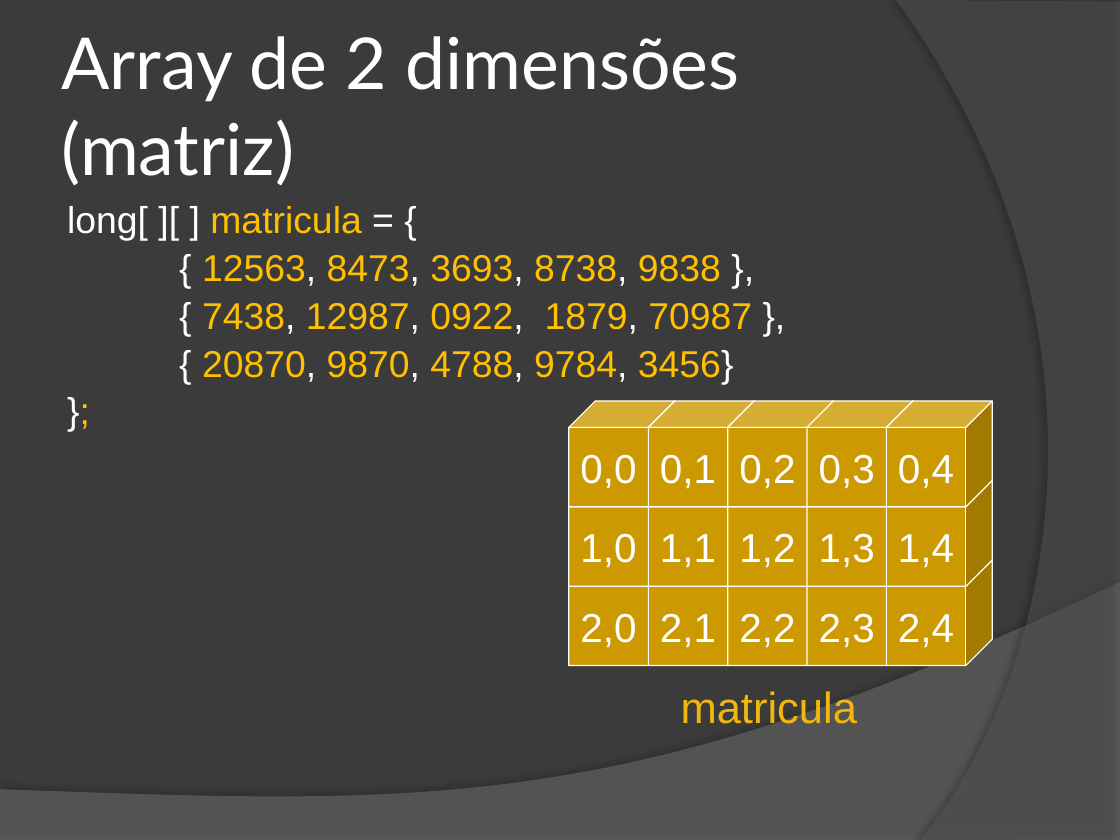
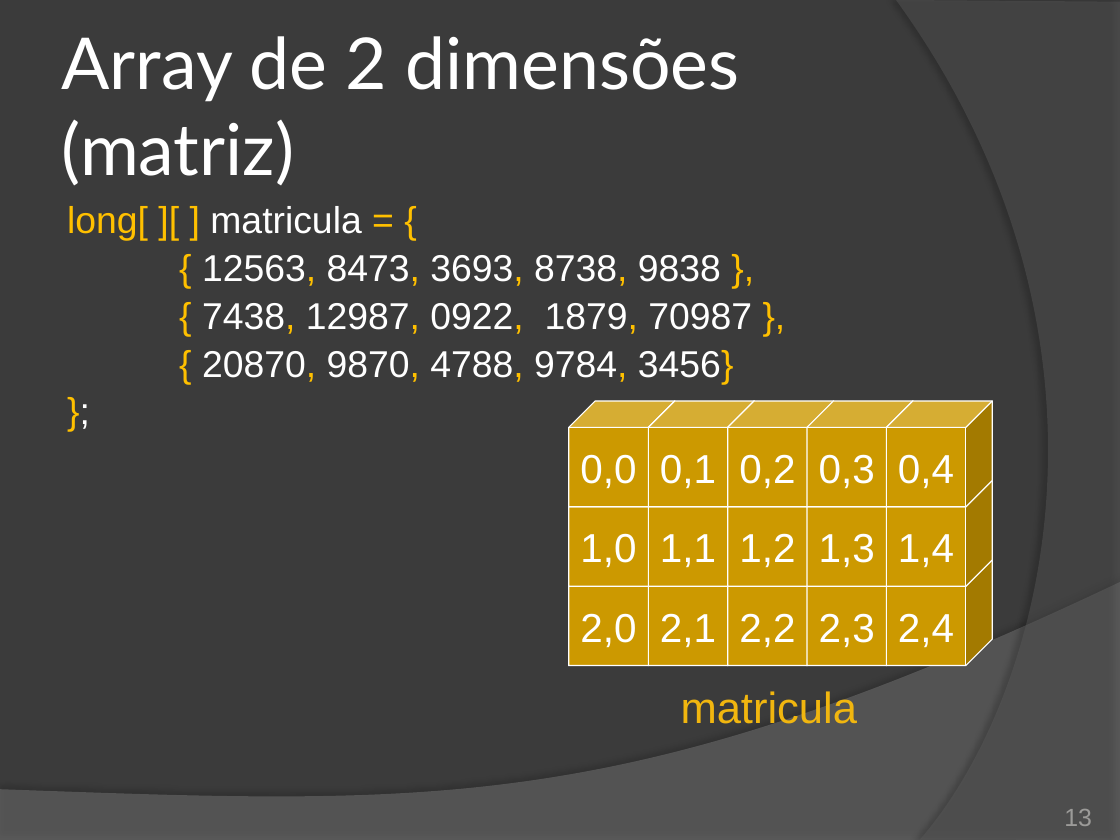
Before and after one commit to duchesqui/slzvieira-training, a slide deck: slide 13 of 2-Java-Programmer-Modulo-II/07.Capitulo02.pptx. Drawn at 1120x840 pixels with LibreOffice and Linux fonts; fonts in the diff are those of the drawing. Boxes give left, top, right and bottom in pixels: in the first picture for what was removed or moved away, otherwise in the second. Text is boxed around its words. In the diff, an @@ line names an element or a change of style, - is before the commit and + after.

```diff
--- a/2-Java-Programmer-Modulo-II/07.Capitulo02.pptx
+++ b/2-Java-Programmer-Modulo-II/07.Capitulo02.pptx
@@ text "long[ ][ ] matricula = ..." at (67, 206, 752, 384): text colour #FFFFFF to #FFC000 in "long[ ][ ] = {", "{ 12563, 8473, 3693, 8738, },", "{ 7438, 12987, 0922, 1879, },", "{ 20870, 9870, 4788, 9784, 3456}" and 1 more places; text colour #FFC000 to #FFFFFF in "matricula", "12563, 8473, 3693, 8738, 9838", "7438, 12987, 0922, 1879, 70987", "20870, 9870, 4788, 9784, 3456}" and 1 more places @@
@@ page number added at (1064, 809, 1092, 826), 16 pt, text #9D9B9A @@
+13
```
Also in this commit, not shown: 16 other slides changed, 1 slide added, 11 other files.
